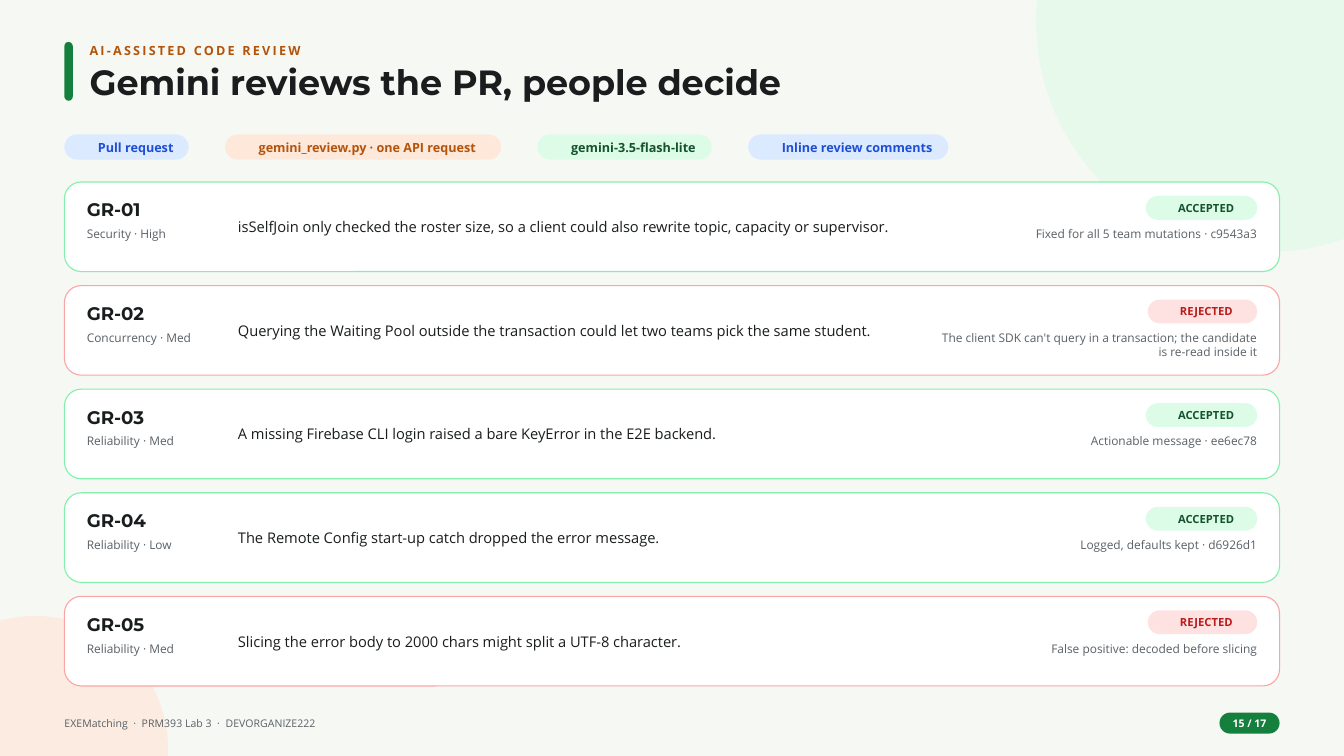
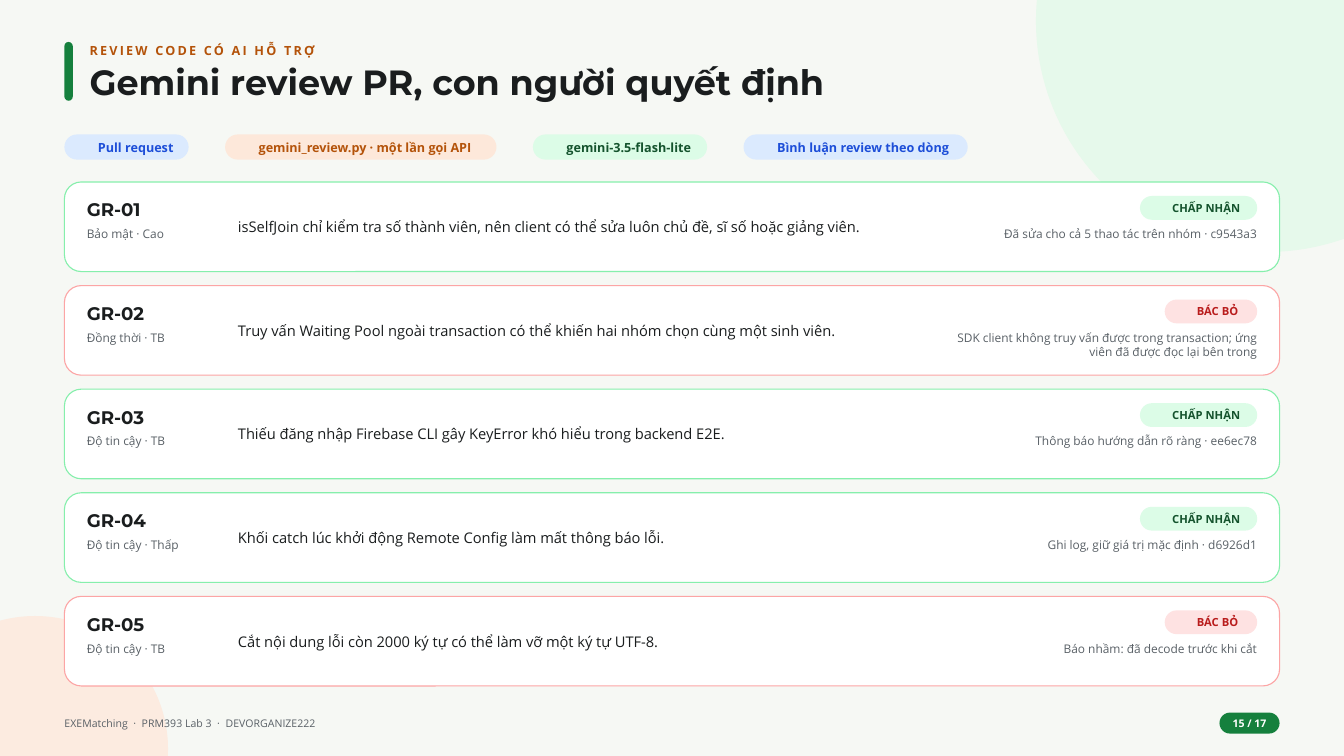
Before and after one commit to DEVORGANIZE222/Lab3_Cloud-Enabled_Mobile_App, a slide deck: slide 15 of slides/Lab03_DEVORGANIZE222_slides.pptx. Drawn at 1344x756 pixels with LibreOffice and Linux fonts; fonts in the diff are those of the drawing; background and template pictures are left out. Boxes give left, top, right and bottom in pixels: in the first picture for what was removed or moved away, otherwise in the second. Text is boxed around its words. In the diff, an @@ line names an element or a change of style, - is before the commit and + after.

```diff
--- a/slides/Lab03_DEVORGANIZE222_slides.pptx
+++ b/slides/Lab03_DEVORGANIZE222_slides.pptx
@@ text at <box>90,44,315,58</box>: text changed @@
-AI-ASSISTED CODE REVIEW
+REVIEW CODE CÓ AI HỖ TRỢ
@@ text at <box>90,66,824,103</box>: text changed @@
-Gemini reviews the PR, people decide
+Gemini review PR, con người quyết định
@@ rounded rectangle: place and size @@
-rounded rectangle at <box>225,134,501,159</box>
+rounded rectangle at <box>225,134,496,159</box>
@@ text at <box>259,141,472,155</box>: text changed @@
-gemini_review.py · one API request
+gemini_review.py · một lần gọi API
@@ rounded rectangle: place and size @@
-rounded rectangle at <box>537,134,712,159</box>
+rounded rectangle at <box>533,134,708,159</box>
@@ text "gemini-3.5-flash-lite": place and size @@
-text "gemini-3.5-flash-lite" at <box>571,142,696,155</box>
+text "gemini-3.5-flash-lite" at <box>566,142,691,155</box>
@@ rounded rectangle: place and size @@
-rounded rectangle at <box>748,134,949,159</box>
+rounded rectangle at <box>744,134,968,159</box>
@@ text at <box>777,142,949,155</box>: text changed @@
-Inline review comments
+Bình luận review theo dòng
@@ rounded rectangle: place and size @@
-rounded rectangle at <box>1146,196,1257,220</box>
+rounded rectangle at <box>1140,196,1257,220</box>
@@ text at <box>1172,201,1241,215</box>: text changed @@
-ACCEPTED
+CHẤP NHẬN
@@ text at <box>87,228,164,240</box>: text changed @@
-Security · High
+Bảo mật · Cao
@@ text at <box>238,219,860,236</box>: text changed @@
-isSelfJoin only checked the roster size, so a client could also rewrite topic, capacity or supervisor.
+isSelfJoin chỉ kiểm tra số thành viên, nên client có thể sửa luôn chủ đề, sĩ số hoặc giảng viên.
@@ text at <box>1004,228,1257,238</box>: text changed @@
-Fixed for all 5 team mutations · c9543a3
+Đã sửa cho cả 5 thao tác trên nhóm · c9543a3
@@ rounded rectangle: place and size @@
-rounded rectangle at <box>1148,299,1258,324</box>
+rounded rectangle at <box>1165,299,1257,324</box>
@@ text at <box>238,323,835,340</box>: text changed @@
-Querying the Waiting Pool outside the transaction could let two teams pick the same student.
+Truy vấn Waiting Pool ngoài transaction có thể khiến hai nhóm chọn cùng một sinh viên.
@@ text at <box>1197,305,1238,315</box>: text changed @@
-REJECTED
+BÁC BỎ
@@ text at <box>87,332,165,345</box>: text changed @@
-Concurrency · Med
+Đồng thời · TB
@@ text at <box>957,332,1257,359</box>: text changed @@
-The client SDK can't query in a transaction; the candidate is re-read inside it
+SDK client không truy vấn được trong transaction; ứng viên đã được đọc lại bên trong
@@ rounded rectangle: place and size @@
-rounded rectangle at <box>1146,403,1257,427</box>
+rounded rectangle at <box>1140,403,1257,427</box>
@@ text at <box>1172,409,1241,422</box>: text changed @@
-ACCEPTED
+CHẤP NHẬN
@@ text at <box>87,436,165,448</box>: text changed @@
-Reliability · Med
+Độ tin cậy · TB
@@ text at <box>238,426,724,443</box>: text changed @@
-A missing Firebase CLI login raised a bare KeyError in the E2E backend.
+Thiếu đăng nhập Firebase CLI gây KeyError khó hiểu trong backend E2E.
@@ text at <box>1035,434,1257,448</box>: text changed @@
-Actionable message · ee6ec78
+Thông báo hướng dẫn rõ ràng · ee6ec78
@@ rounded rectangle: place and size @@
-rounded rectangle at <box>1146,507,1257,531</box>
+rounded rectangle at <box>1140,507,1257,531</box>
@@ text at <box>87,539,179,552</box>: text changed @@
-Reliability · Low
+Độ tin cậy · Thấp
@@ text at <box>238,530,664,547</box>: text changed @@
-The Remote Config start-up catch dropped the error message.
+Khối catch lúc khởi động Remote Config làm mất thông báo lỗi.
@@ text at <box>1172,512,1241,526</box>: text changed @@
-ACCEPTED
+CHẤP NHẬN
@@ text at <box>1048,540,1257,552</box>: text changed @@
-Logged, defaults kept · d6926d1
+Ghi log, giữ giá trị mặc định · d6926d1
@@ rounded rectangle: place and size @@
-rounded rectangle at <box>1148,611,1258,635</box>
+rounded rectangle at <box>1165,611,1257,635</box>
@@ text at <box>1197,616,1238,626</box>: text changed @@
-REJECTED
+BÁC BỎ
@@ text at <box>87,644,165,656</box>: text changed @@
-Reliability · Med
+Độ tin cậy · TB
@@ text at <box>238,634,658,651</box>: text changed @@
-Slicing the error body to 2000 chars might split a UTF-8 character.
+Cắt nội dung lỗi còn 2000 ký tự có thể làm vỡ một ký tự UTF-8.
@@ text at <box>1064,643,1256,653</box>: text changed @@
-False positive: decoded before slicing
+Báo nhầm: đã decode trước khi cắt
```
Also in this commit, not shown: 14 other slides changed, 2 slides added, 2 slides removed.
